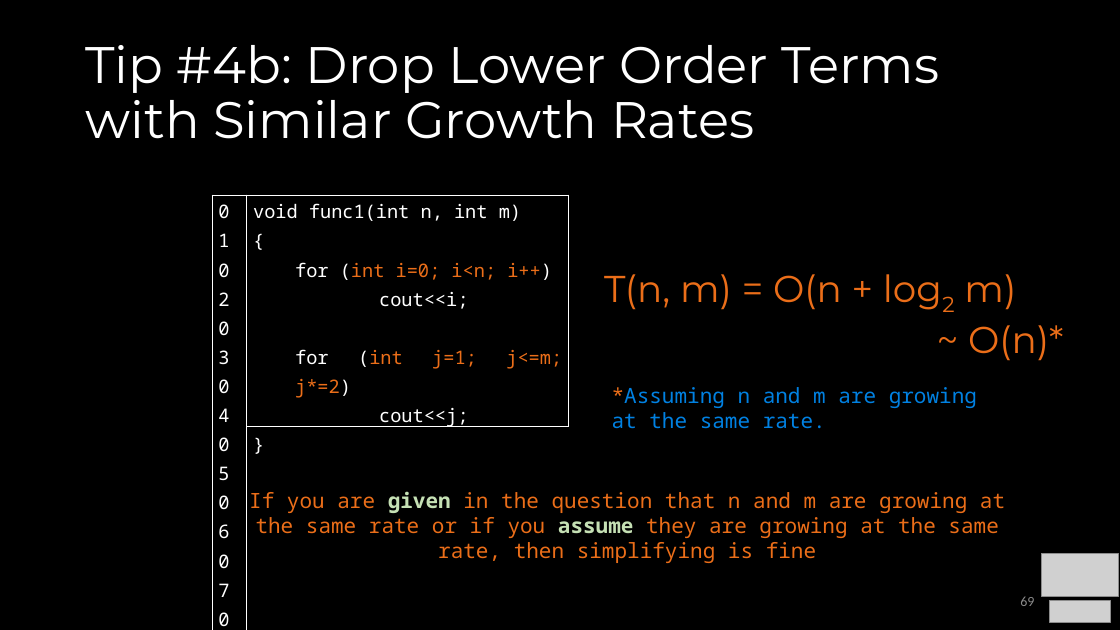
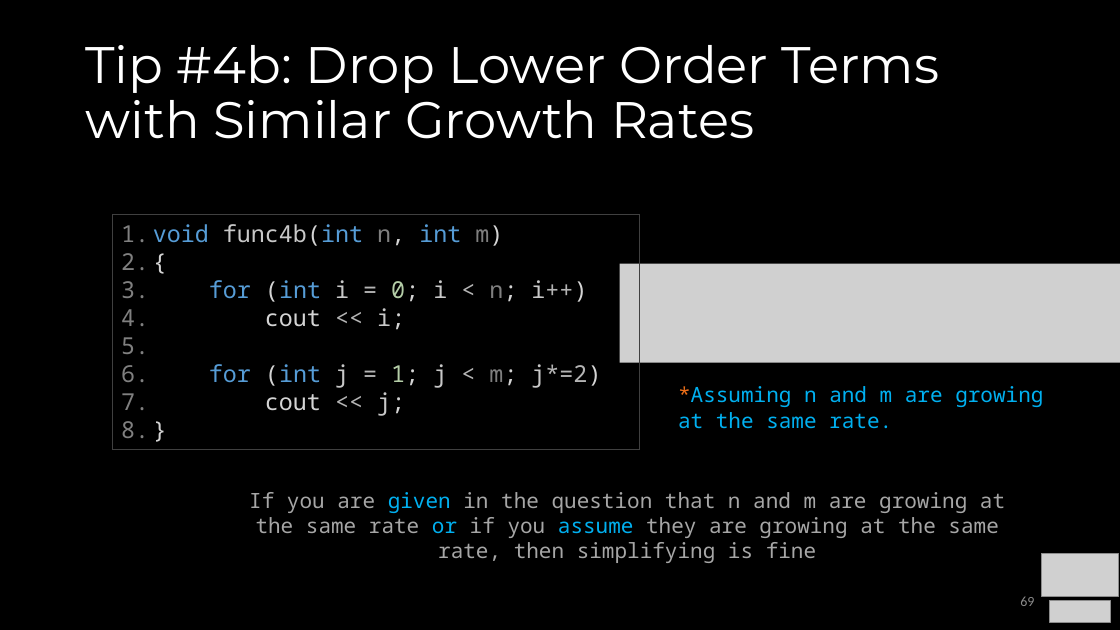
Before and after one commit to COP3530/Instructional-Content, a slide deck: slide 69 of Slides/Slides-PPT/1 - Algorithmic Analysis.pptx. Drawn at 1120x630 pixels with LibreOffice and Linux fonts; fonts in the diff are those of the drawing; grey boxes stand for pictures. Boxes give left, top, right and bottom in pixels: in the first picture for what was removed or moved away, otherwise in the second. Text is boxed around its words. In the diff, an @@ line names an element or a change of style, - is before the commit and + after.

```diff
--- a/Slides/Slides-PPT/1 - Algorithmic Analysis.pptx
+++ b/Slides/Slides-PPT/1 - Algorithmic Analysis.pptx
@@ table removed at <box>213,195,247,425</box>, 1 rows, 1 columns @@
-01 / 02 / 03 / 04 / 05 / 06 / 07 / 08 / 09
@@ table removed at <box>247,195,569,431</box>, 1 rows, 1 columns @@
-void func1(int n, int m) / { / for (int i=0; i<n; i++) / cout<<i; / for (int j=1; j<=m; j*=2) / cout<<j; / }
@@ rectangle added at <box>113,215,639,450</box>, outline #404040 0.75 pt, 20 pt, text #D4D4D4 @@
+1. void func4b(int n, int m)
+2. {
+3. for (int i = 0; i < n; i++)
+4. cout << i;
+5. for (int j = 1; j < m; j*=2)
+6. cout << j;
+7. }
@@ picture added at <box>620,264,1120,363</box> @@
@@ text removed at <box>604,274,1064,361</box> @@
-  T(n, m) = O(n + log2 m)
-  ~ O(n)*
@@ text "*Assuming n and m are ...": place and size @@
-text "*Assuming n and m are ..." at <box>612,387,977,429</box>
+text "*Assuming n and m are ..." at <box>678,386,1043,429</box>
@@ text "*Assuming n and m are ..." at <box>678,386,1043,429</box>: text colour #0081E2 to #00B0F0 @@
@@ text "If you are given in ..." at <box>249,492,1005,563</box>: text colour #EB6E19 to #A6A6A6 in "If you are in the question that ..."; text colour #C5E0B4 to #00B0F0, bold off in "given assume"; text colour #EB6E19 to #00B0F0 in "or" @@
```
Also in this commit, not shown: 11 other slides changed, 1 other file.
